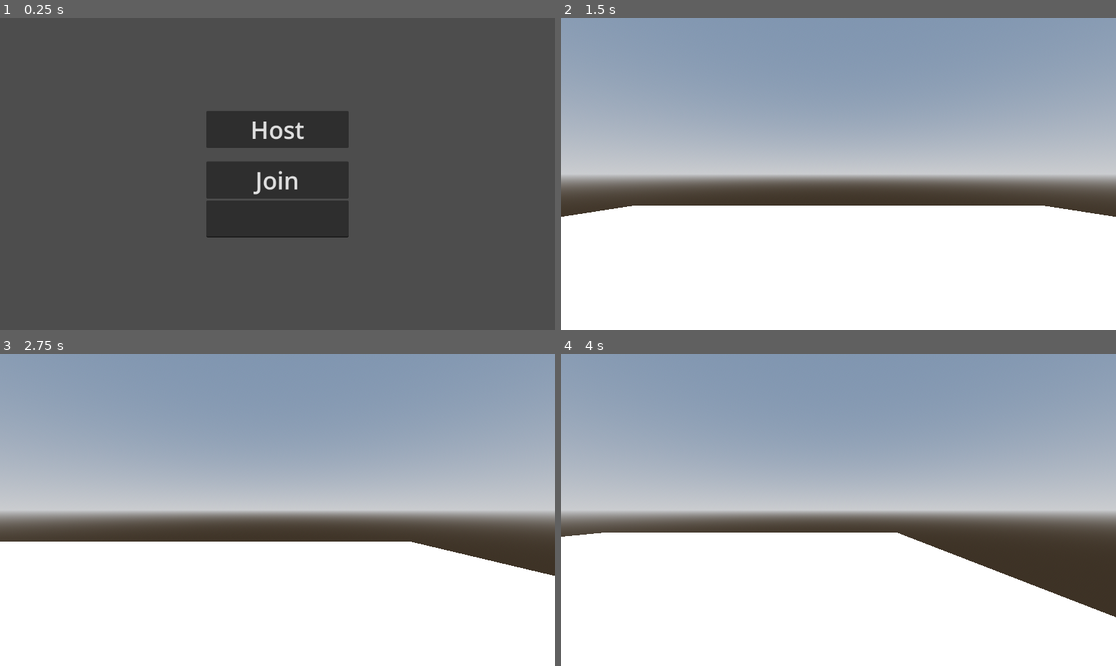
Above: before the commit, frames 1-4 (two rows, left to right).
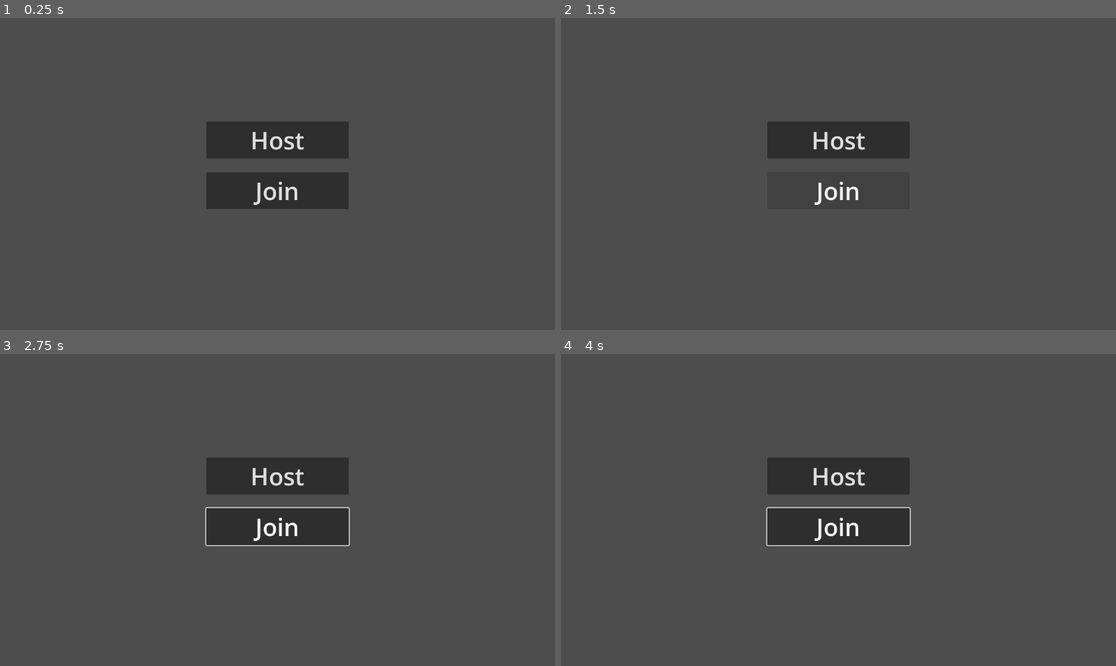
Above: after the commit, the same moments.

Repository: Ricky06202/multiplayer-prototype
Game: Godot game, scene res://Menu Principal.tscn
The game is run twice, just before and just after one commit, with the same random seed, the same clock (stepped at 60 frames per second) and the same inputs.
Inputs (mouse positions are in pixels of both pictures, inside the frame that each line leads up to):
- Up to frame 1 (0.25 s): no input
- Up to frame 2 (1.5 s): click "Host" at 0.5 s; click (838, 189) at 1.25 s, where only the run after the commit has a clickable "Join"
- Up to frame 3 (2.75 s): move the mouse to (399, 494) at 2.02 s; hold Right (ui_right) from 2.03 s (still down)
- Up to frame 4 (4 s): move the mouse to (727, 525) at 2.77 s; release Right (ui_right) at 2.78 s; hold Down (ui_down) 2.78-3.53 s; move the mouse to (894, 441) at 3.52 s; hold Right (ui_right) from 3.53 s (still down)

The runs differ from the first frame. In frame 1, 5.6% of the frame differs, in the area x 37-63%, y 29-71%; in frame 2, 97%; in frame 3, 97%; in frame 4, 97%, in the area x 0-100%, y 0-100%.
Error after the commit: Parse Error: Identifier "SteamMultiplayerPeer" not declared in the current scope. (res://NetworkManager.gd:4)

Commit message:
metimos el addon de Steam y lo hicimos funcionar y hicimos export

Diff:
--- a/Menu Principal.tscn
+++ b/Menu Principal.tscn
@@ -19,9 +19,9 @@
 anchor_right = 0.5
 anchor_bottom = 0.5
 offset_left = -148.0
-offset_top = -79.0
+offset_top = -109.0
 offset_right = 148.0
-offset_bottom = 79.0
+offset_bottom = 109.0
 grow_horizontal = 2
 grow_vertical = 2
 
@@ -39,9 +39,5 @@
 theme_override_font_sizes/font_size = 50
 text = "Join"
 
-[node name="IPAddress" type="LineEdit" parent="HBoxContainer" unique_id=1493333295]
-layout_mode = 2
-theme_override_font_sizes/font_size = 50
-
 [connection signal="pressed" from="HBoxContainer/Host" to="." method="_on_host_pressed"]
 [connection signal="pressed" from="HBoxContainer/Join" to="." method="_on_join_pressed"]
--- a/NetworkManager.gd
+++ b/NetworkManager.gd
@@ -1,29 +1,53 @@
 extends Node
 
-var peer = ENetMultiplayerPeer.new()
-@export var player_scene : PackedScene = preload("res://Player.tscn")
-var port = 1027
+# El "motor" de red que usa Steam
+var peer = SteamMultiplayerPeer.new()
+var id_del_lobby_actual: int = 0
 
 func _ready():
-	multiplayer.connected_to_server.connect(_on_connection_success)
+	Steam.steamInit(480)
+	Steam.lobby_created.connect(_on_lobby_created)
+	Steam.join_requested.connect(_on_lobby_join_requested)
 
-func _on_connection_success():
-	# El cliente se cambia a sí mismo de escena manualmente
-	get_tree().change_scene_to_file("res://World.tscn")
+func _process(_delta):
+	# Esto es vital para que Steam envíe las señales a Godot
+	Steam.run_callbacks()
 
-func host_game():
-	peer.create_server(port)
-	multiplayer.multiplayer_peer = peer
-	# Al hacer esto siendo el servidor, Godot le dirá a
-	# todos los que se conecten: "Oigan, cámbiense a esta escena"
-	get_tree().change_scene_to_file("res://World.tscn")
+# --- LÓGICA DEL ANFITRIÓN (HOST) ---
 
-func join_game(address):
-	peer.create_client(address, port)
-	multiplayer.multiplayer_peer = peer
-	# AQUÍ NO CAMBIAMOS LA ESCENA.
-	# Esperamos a que el servidor nos arrastre.
+func crear_partida_steam():
+	print("Creando lobby en Steam...")
+	# Creamos el lobby (Tipo Amigos, Max 4 personas)
+	id_del_lobby_actual = 0
+	Steam.createLobby(Steam.LOBBY_TYPE_FRIENDS_ONLY, 4)
 
-func _on_player_connected(id):
-	print("Jugador conectado con ID: ", id)
-	# Aquí es donde el MultiplayerSpawner del mundo entrará en acción
+func _on_lobby_created(result: int, lobby_id: int):
+	if result == 1:
+		id_del_lobby_actual = lobby_id # <--- Aquí se guarda
+		var error = peer.create_host(lobby_id)
+		if error == OK:
+			multiplayer.multiplayer_peer = peer
+			print("Lobby creado y Guardado: ", id_del_lobby_actual)
+# --- LÓGICA DE INVITACIONES ---
+
+# Esto se activa cuando tu amigo te invita y tú aceptas desde el chat de Steam
+func _on_lobby_join_requested(lobby_id: int, friend_id: int):
+	print("Uniéndose a la partida de: ", Steam.getFriendPersonaName(friend_id))
+	unirse_a_partida_por_id(lobby_id)
+
+func unirse_a_partida_por_id(lobby_id: int):
+	# Ya no usamos IPs, usamos el ID del Lobby o del Usuario
+	var error = peer.create_client(lobby_id)
+	if error == OK:
+		multiplayer.multiplayer_peer = peer
+	else:
+		print("Error al unirse: ", error)
+
+# --- EXTRAS ÚTILES ---
+
+func invitar_amigos():
+	# Usamos nuestra variable guardada en lugar de pedírsela al peer
+	if id_del_lobby_actual > 0:
+		Steam.activateGameOverlayInviteDialog(id_del_lobby_actual)
+	else:
+		print("Error: No hay un ID de lobby guardado. ¿Ya hiciste Host?")
--- a/Player.tscn
+++ b/Player.tscn
@@ -29,4 +29,8 @@
 [node name="MultiplayerSynchronizer" type="MultiplayerSynchronizer" parent="." unique_id=1210539097]
 replication_config = SubResource("SceneReplicationConfig_kpjcp")
 
+[node name="LabelNombre" type="Label3D" parent="." unique_id=745628829]
+transform = Transform3D(-1, 0, 8.742278e-08, 0, 1, 0, -8.742278e-08, 0, -1, 0, 1.2563268, 0)
+text = "Nombre"
+
 [connection signal="tree_entered" from="." to="." method="_on_tree_entered"]
--- a/World.tscn
+++ b/World.tscn
@@ -1,6 +1,7 @@
 [gd_scene format=3 uid="uid://bo44e3jap2xqy"]
 
 [ext_resource type="Script" uid="uid://bj8n3ubkbal6j" path="res://world.gd" id="1_c6gwx"]
+[ext_resource type="Script" uid="uid://obc2i4w4lm2c" path="res://interfaz.gd" id="2_2dftf"]
 
 [sub_resource type="ProceduralSkyMaterial" id="ProceduralSkyMaterial_cmany"]
 sky_horizon_color = Color(0.66224277, 0.6717428, 0.6867428, 1)
@@ -45,3 +46,33 @@
 
 [node name="SpawnParent" type="Node3D" parent="." unique_id=1271762277]
 transform = Transform3D(1, 0, 0, 0, 1, 0, 0, 0, 1, 0, 1.4343432, 0)
+
+[node name="CanvasLayer" type="CanvasLayer" parent="." unique_id=739142104]
+visible = false
+script = ExtResource("2_2dftf")
+
+[node name="Control" type="Control" parent="CanvasLayer" unique_id=1060194652]
+layout_mode = 3
+anchors_preset = 15
+anchor_right = 1.0
+anchor_bottom = 1.0
+grow_horizontal = 2
+grow_vertical = 2
+
+[node name="Invitar" type="Button" parent="CanvasLayer/Control" unique_id=2104545730]
+layout_mode = 1
+anchors_preset = 8
+anchor_left = 0.5
+anchor_top = 0.5
+anchor_right = 0.5
+anchor_bottom = 0.5
+offset_left = -166.0
+offset_top = -38.5
+offset_right = 166.0
+offset_bottom = 38.5
+grow_horizontal = 2
+grow_vertical = 2
+theme_override_font_sizes/font_size = 50
+text = "Invitar Amigo"
+
+[connection signal="pressed" from="CanvasLayer/Control/Invitar" to="CanvasLayer" method="_on_invitar_pressed"]
--- /dev/null
+++ b/interfaz.gd
@@ -0,0 +1,9 @@
+extends CanvasLayer
+
+func _input(event: InputEvent) -> void:
+	if event.is_action_pressed("pausa"):
+		visible = !visible
+
+func _on_invitar_pressed() -> void:
+	# 1. Le pedimos al Singleton que invite a amigos
+	NetworkManager.invitar_amigos()
--- a/menu_principal.gd
+++ b/menu_principal.gd
@@ -1,17 +1,16 @@
 extends Control
 
-@onready var ip_input = $HBoxContainer/IPAddress
+func _on_host_pressed() -> void:
+	# 1. Le pedimos al Singleton que empiece a crear el lobby de Steam de fondo
+	NetworkManager.crear_partida_steam()
 
-func _on_host_pressed() -> void:
-	# Llamamos al Singleton para que cree el servidor
-	NetworkManager.host_game()
-	# El Singleton se encargará de cambiar la escena a "World.tscn"
-	hide()
+	# 2. Cambiamos de escena inmediatamente al mundo
+	# Así el Host ya puede empezar a caminar mientras Steam termina de conectar
+	get_tree().change_scene_to_file("res://World.tscn")
 
 func _on_join_pressed() -> void:
-	var address = ip_input.text
-	if address.is_empty():
-		address = "127.0.0.1"
-
-	NetworkManager.join_game(address)
-	hide()
+	# Si vas a usar el sistema de invitaciones de Steam,
+	# técnicamente no necesitas un botón de "Join" en el menú,
+	# porque Steam abre el juego solo cuando aceptas la invitación.
+	# Pero puedes dejarlo para abrir la lista de amigos:
+	Steam.activateGameOverlay("friends")
--- a/player.gd
+++ b/player.gd
@@ -2,31 +2,57 @@
 
 const SPEED = 5.0
 const JUMP_VELOCITY = 4.5
+const MOUSE_SENSITIVITY = 0.003 # Ajusta esto a tu gusto
+
+@onready var camera = $Camera3D
 
 func _ready():
-	# Establecemos quién manda sobre este nodo
+	# 1. Establecer autoridad primero usando el nombre del nodo (que será el ID de Steam)
 	set_multiplayer_authority(name.to_int())
+
 	if is_multiplayer_authority():
-		$Camera3D.make_current() # Fuerza a que ESTA sea la cámara activa
+		# 2. Capturar el mouse
+		Input.mouse_mode = Input.MOUSE_MODE_CAPTURED
+		camera.make_current()
+		$LabelNombre.text = Steam.getPersonaName()
 	else:
-		$Camera3D.current = false # Opcional: apágala si no es tuya
-
-	# Si NO tengo autoridad, apago la cámara y el procesamiento
-	if not is_multiplayer_authority():
-		$Camera3D.current = false
+		# 3. Si no es nuestro, apagamos todo lo que no debemos tocar
+		camera.current = false
 		set_process(false)
 		set_physics_process(false)
+		# Opcional: podrías poner el nombre del dueño del otro personaje
+		# $LabelNombre.text = "Jugador Remoto"
+
+func _input(event):
+	if is_multiplayer_authority():
+		# --- NUEVO: Solo procesar si el mouse está capturado ---
+		if Input.mouse_mode == Input.MOUSE_MODE_CAPTURED:
+			if event is InputEventMouseMotion:
+				# Rotar el cuerpo (Eje Y)
+				rotate_y(-event.relative.x * MOUSE_SENSITIVITY)
+				# Rotar la cámara (Eje X)
+				camera.rotate_x(-event.relative.y * MOUSE_SENSITIVITY)
+				camera.rotation.x = clamp(camera.rotation.x, deg_to_rad(-80), deg_to_rad(80))
+
+		# Control de escape para liberar/capturar el mouse
+		if event.is_action_pressed("ui_cancel"):
+			if Input.mouse_mode == Input.MOUSE_MODE_CAPTURED:
+				Input.mouse_mode = Input.MOUSE_MODE_VISIBLE
+			else:
+				Input.mouse_mode = Input.MOUSE_MODE_CAPTURED
 
 func _physics_process(delta):
-	# Este código solo se ejecutará en la PC del dueño del personaje
-	var input_dir = Input.get_vector("ui_left", "ui_right", "ui_up", "ui_down")
+	# (Tu código de movimiento se queda igual, pero ahora usa la rotación del cuerpo)
+	var input_dir = Input.get_vector("izquierda", "derecha", "adelante", "atras")
+
+	# IMPORTANTE: Ahora el movimiento es relativo a hacia dónde mira el personaje
 	var direction = (transform.basis * Vector3(input_dir.x, 0, input_dir.y)).normalized()
 
 	if not is_on_floor():
 		velocity.y -= 9.8 * delta
 
-	# if Input.is_action_just_pressed("jump") and is_on_floor():
-	# 	velocity.y = JUMP_VELOCITY
+	if Input.is_action_just_pressed("saltar") and is_on_floor():
+		velocity.y = JUMP_VELOCITY
 
 	if direction:
 		velocity.x = direction.x * SPEED
@@ -36,6 +62,3 @@
 		velocity.z = move_toward(velocity.z, 0, SPEED)
 
 	move_and_slide()
-
-func _on_tree_entered() -> void:
-	set_multiplayer_authority(name.to_int())
--- a/project.godot
+++ b/project.godot
@@ -19,6 +19,39 @@
 
 NetworkManager="*uid://cn3wiih7sgj06"
 
+[input]
+
+pausa={
+"deadzone": 0.2,
+"events": [Object(InputEventKey,"resource_local_to_scene":false,"resource_name":"","device":0,"window_id":0,"alt_pressed":false,"shift_pressed":false,"ctrl_pressed":false,"meta_pressed":false,"pressed":false,"keycode":0,"physical_keycode":4194305,"key_label":0,"unicode":0,"location":0,"echo":false,"script":null)
+]
+}
+adelante={
+"deadzone": 0.2,
+"events": [Object(InputEventKey,"resource_local_to_scene":false,"resource_name":"","device":-1,"window_id":0,"alt_pressed":false,"shift_pressed":false,"ctrl_pressed":false,"meta_pressed":false,"pressed":false,"keycode":0,"physical_keycode":87,"key_label":0,"unicode":119,"location":0,"echo":false,"script":null)
+]
+}
+atras={
+"deadzone": 0.2,
+"events": [Object(InputEventKey,"resource_local_to_scene":false,"resource_name":"","device":-1,"window_id":0,"alt_pressed":false,"shift_pressed":false,"ctrl_pressed":false,"meta_pressed":false,"pressed":false,"keycode":0,"physical_keycode":83,"key_label":0,"unicode":115,"location":0,"echo":false,"script":null)
+]
+}
+izquierda={
+"deadzone": 0.2,
+"events": [Object(InputEventKey,"resource_local_to_scene":false,"resource_name":"","device":-1,"window_id":0,"alt_pressed":false,"shift_pressed":false,"ctrl_pressed":false,"meta_pressed":false,"pressed":false,"keycode":0,"physical_keycode":65,"key_label":0,"unicode":97,"location":0,"echo":false,"script":null)
+]
+}
+derecha={
+"deadzone": 0.2,
+"events": [Object(InputEventKey,"resource_local_to_scene":false,"resource_name":"","device":-1,"window_id":0,"alt_pressed":false,"shift_pressed":false,"ctrl_pressed":false,"meta_pressed":false,"pressed":false,"keycode":0,"physical_keycode":68,"key_label":0,"unicode":100,"location":0,"echo":false,"script":null)
+]
+}
+saltar={
+"deadzone": 0.2,
+"events": [Object(InputEventKey,"resource_local_to_scene":false,"resource_name":"","device":-1,"window_id":0,"alt_pressed":false,"shift_pressed":false,"ctrl_pressed":false,"meta_pressed":false,"pressed":false,"keycode":0,"physical_keycode":32,"key_label":0,"unicode":32,"location":0,"echo":false,"script":null)
+]
+}
+
 [physics]
 
 3d/physics_engine="Jolt Physics"
@@ -28,3 +61,10 @@
 rendering_device/driver.windows="d3d12"
 renderer/rendering_method="gl_compatibility"
 renderer/rendering_method.mobile="gl_compatibility"
+
+[steam]
+
+initialization/app_id=0
+initialization/initialize_on_startup=false
+initialization/embed_callbacks=false
+multiplayer_peer/max_channels=4
Not shown, added: addons/godotsteam/godotsteam.gdextension.uid
Not shown, added: export_presets.cfg
Not shown, added: interfaz.gd.uid
Not shown, changed: .gitignore
Not shown, added: addons/godotsteam/androidarm64/libgodotsteam.android.template_debug.arm64.so
Not shown, added: addons/godotsteam/androidarm64/libgodotsteam.android.template_release.arm64.so
Not shown, added: addons/godotsteam/androidarm64/libsteam_api.so
Not shown, added: addons/godotsteam/godotsteam.gdextension
Not shown, added: addons/godotsteam/license.md
Not shown, added: addons/godotsteam/linux32/libgodotsteam.linux.template_debug.x86_32.so
Not shown, added: addons/godotsteam/linux32/libgodotsteam.linux.template_release.x86_32.so
Not shown, added: addons/godotsteam/linux32/libsteam_api.so
(and 17 more such lines)
